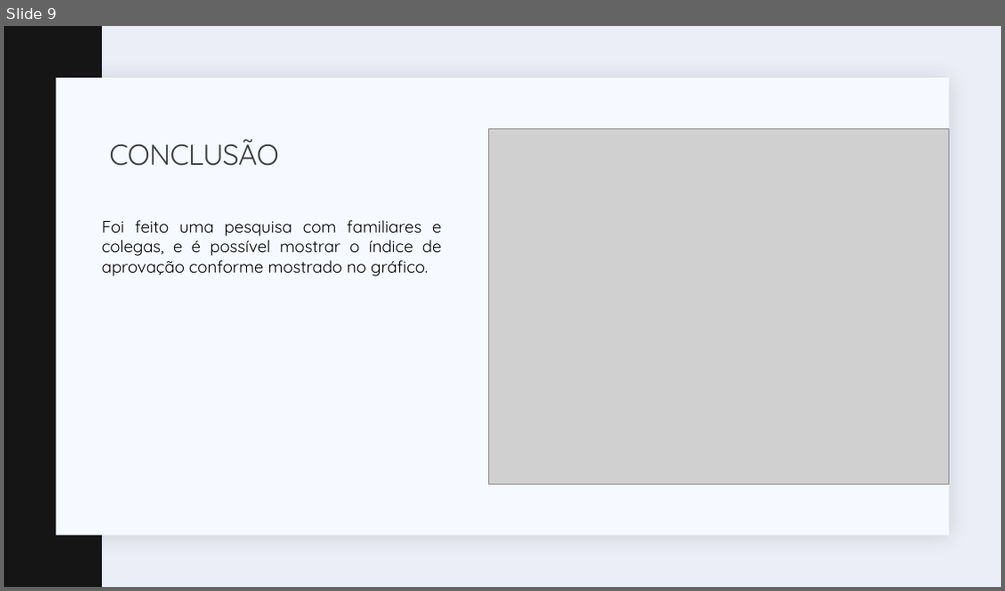
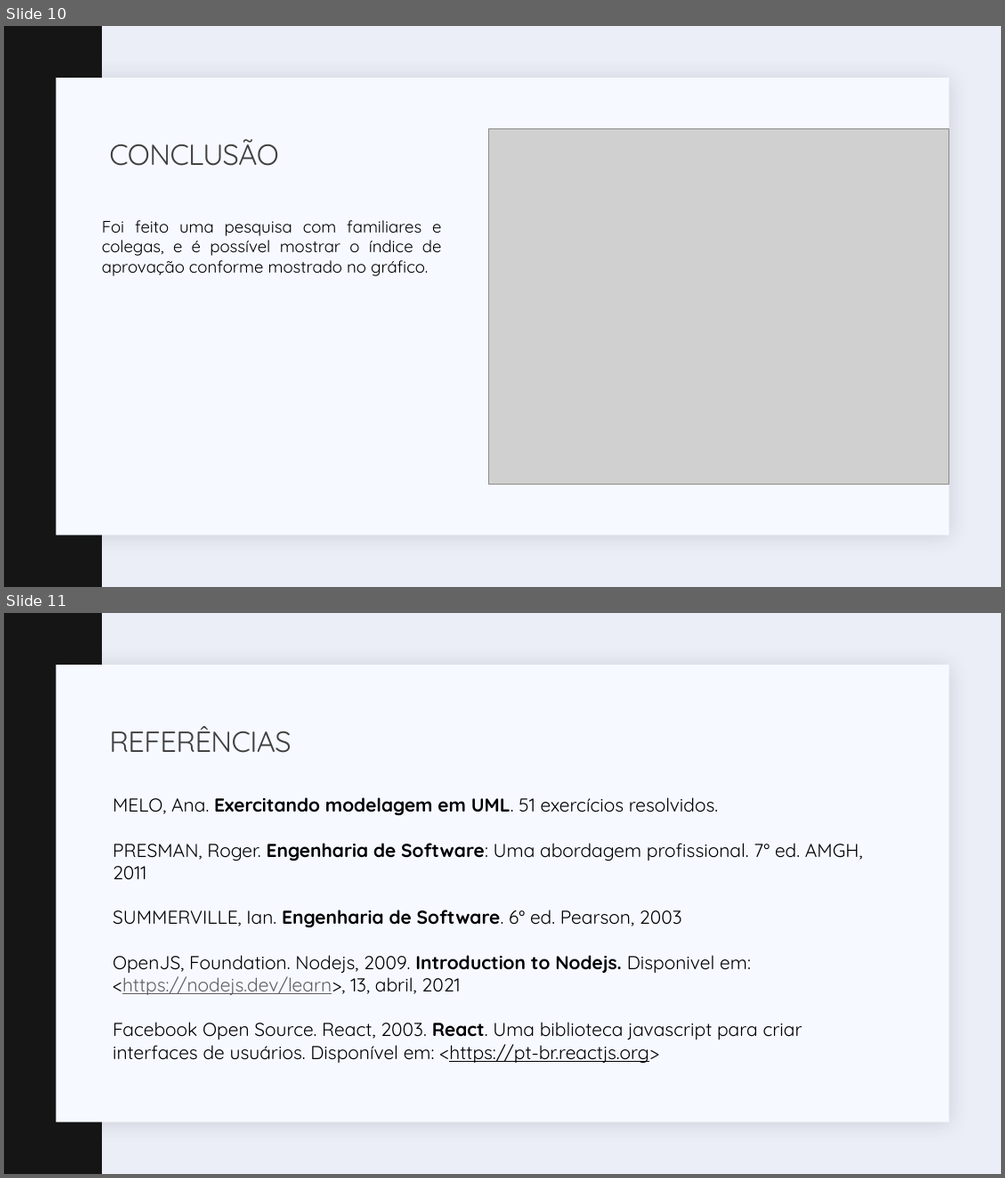
Before and after one commit to flaviosenne/despesa-facil, a slide deck: Documentacao/Fluxo de caixa.pptx. Shown one above the other, each under a label of ours: slide 9 before the commit, slides 10 and 11 after it. The pictures are 1005x591 and 1005x1178 pixels, drawn with LibreOffice and Linux fonts; fonts in the diff are those of the drawing; grey boxes stand for pictures. Boxes give left, top, right and bottom in pixels: in the first picture for what was removed or moved away, otherwise in the second. Text is boxed around its words. In the diff, an @@ line names an element or a change of style, - is before the commit and + after.

```diff
--- a/Documentacao/Fluxo de caixa.pptx
+++ b/Documentacao/Fluxo de caixa.pptx
@@ slide 11 added at box(4, 613, 1001, 1174), background #ECEEF7; not listed: 2 template elements that a slide beside it also shows @@
@@ title added at box(109, 726, 291, 753), 28 pt, text #404040 @@
+REFERÊNCIAS
@@ text added at box(113, 797, 863, 1062), 18 pt, text #000000 @@
+MELO, Ana. Exercitando modelagem em UML. 51 exercícios resolvidos.
+PRESMAN, Roger. Engenharia de Software: Uma abordagem profissional. 7° ed. AMGH, 2011
+SUMMERVILLE, Ian. Engenharia de Software. 6° ed. Pearson, 2003
+OpenJS, Foundation. Nodejs, 2009. Introduction to Nodejs. Disponivel em: <https://nodejs.dev/learn>, 13, abril, 2021
+Facebook Open Source. React, 2003. React. Uma biblioteca javascript para criar interfaces de usuários. Disponível em: <https://pt-br.reactjs.org>
@@ what was slide 9 is now slide 10 @@
```
Also in this commit, not shown: 2 slides changed, 1 other slide added, 2 other files.
